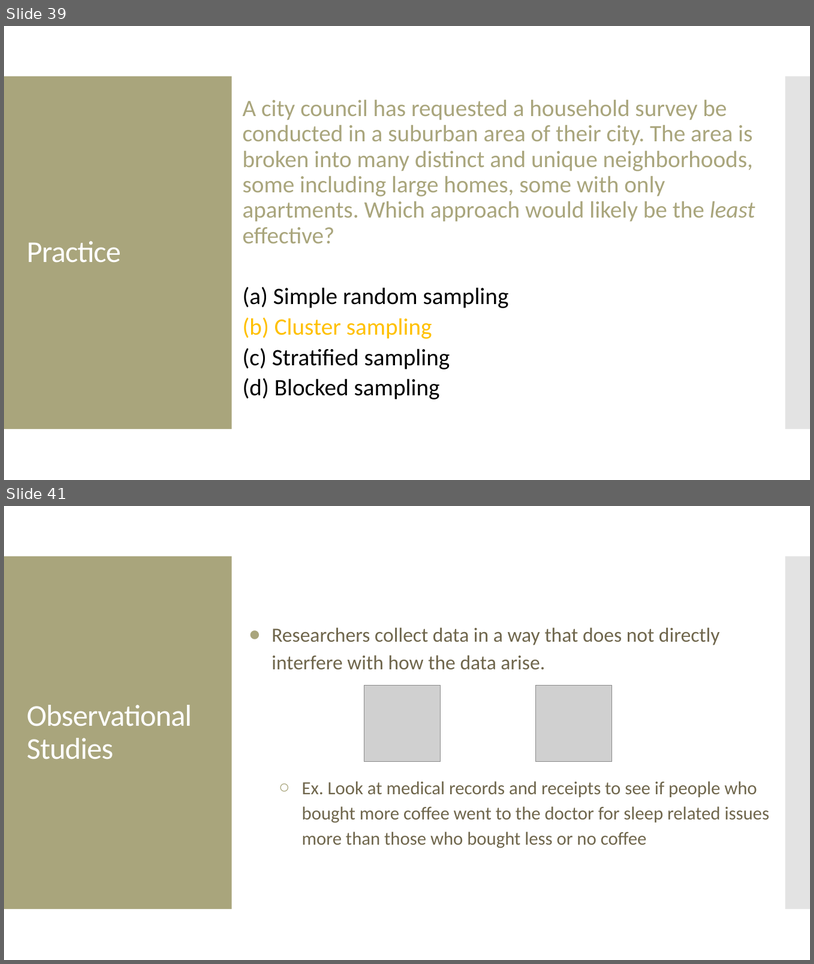
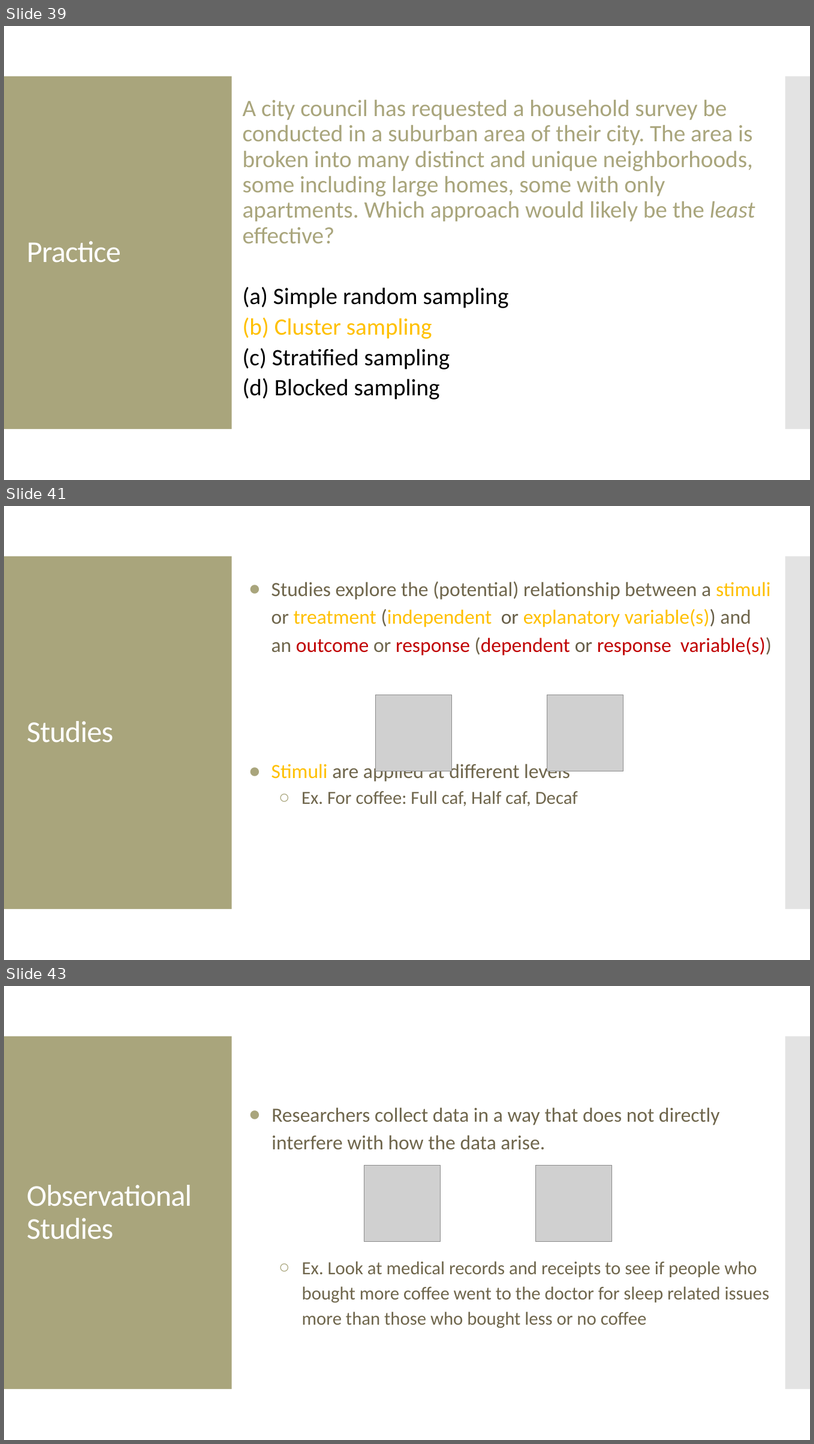
Before and after one commit to amosca01/MATH108-F23, a slide deck: slides/02-data-collection.pptx. Shown one above the other, each under a label of ours: slides 39 and 41 before the commit, slides 39, 41 and 43 after it; the slides between them are not shown. The pictures are 814x964 and 814x1444 pixels, drawn with LibreOffice and Linux fonts; fonts in the diff are those of the drawing; grey boxes stand for pictures. Boxes give left, top, right and bottom in pixels: in the first picture for what was removed or moved away, otherwise in the second. Text is boxed around its words. In the diff, an @@ line names an element or a change of style, - is before the commit and + after.

```diff
--- a/slides/02-data-collection.pptx
+++ b/slides/02-data-collection.pptx
@@ slide 41 added at (4, 506, 810, 960), background #FFFFFF; not listed: 2 template elements that a slide beside it also shows @@
@@ text added at (272, 581, 772, 806), 24 pt, text #6F664C @@
+● Studies explore the (potential) relationship between a stimuli or treatment (independent or explanatory variable(s)) and an outcome or response (dependent or response variable(s))
+● Stimuli are applied at different levels
+  ○ Ex. For coffee: Full caf, Half caf, Decaf
@@ picture added at (376, 695, 452, 771) @@
@@ picture added at (547, 695, 623, 771) @@
@@ text added at (27, 721, 113, 742), 36 pt, text #FFFFFF @@
+Studies
@@ what was slide 41 is now slide 43 @@
```
Also in this commit, not shown: 2 slides changed, 3 other slides added, 5 other files.
